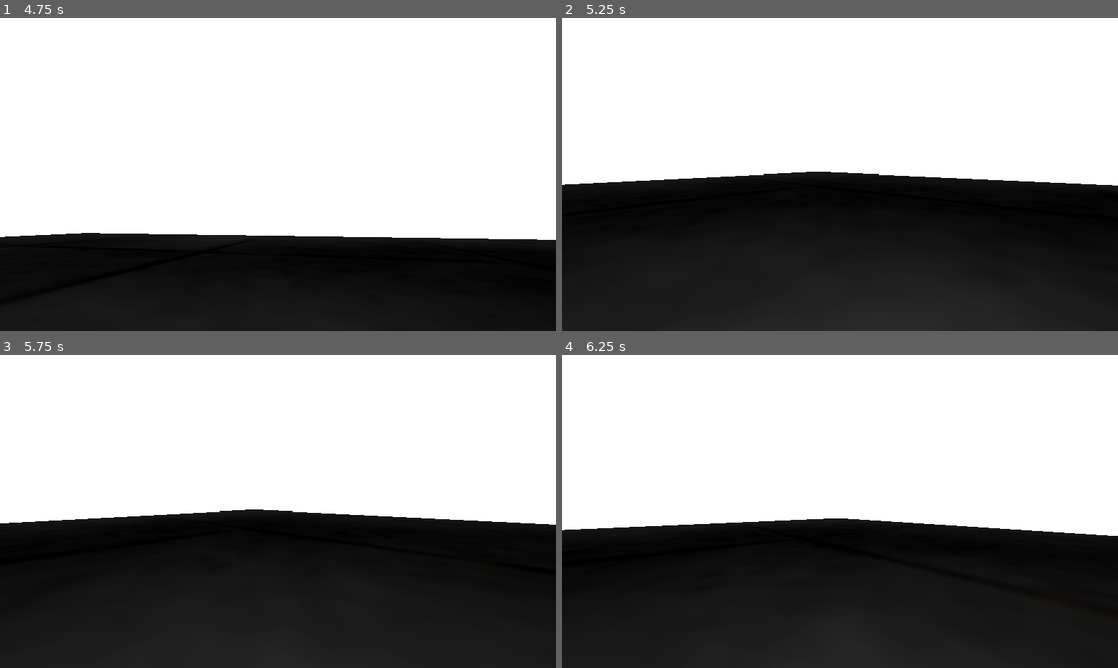
Above: before the commit, frames 1-4 (two rows, left to right).
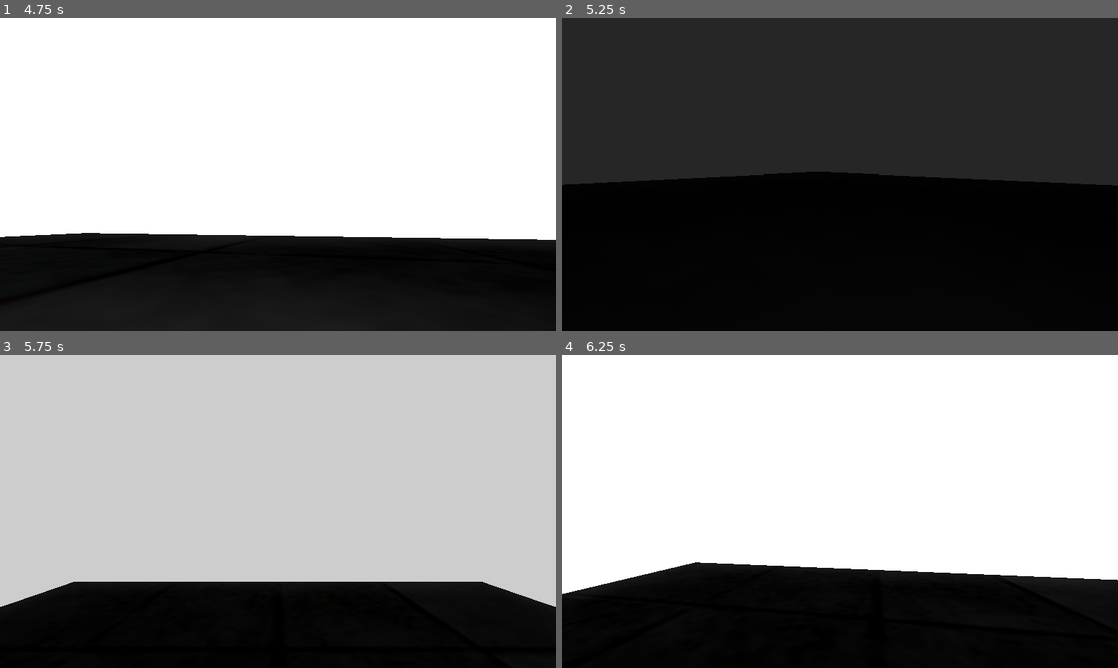
Above: after the commit, the same moments.

Repository: Area9579/Underwater-Jam
Game: Godot game, scene res://Gym/gym.tscn
Two runs of this game, one before a commit and one after it. Both use one fixed random seed, a clock stepped at 60 frames per second and the inputs below.
Inputs (mouse positions are in pixels of both pictures, inside the frame that each line leads up to):
- Up to frame 1 (4.75 s): tap E (debug_toggle) every 0.75 s from 0.5 to 4.25 s; move the mouse to (305, 174) at 0.52 s; hold Right mouse button (alt_interact) 0.53-1.28 s; hold W (forward) 0.53-4.28 s; move the mouse to (250, 174) at 1.27 s; tap F (equip) at 1.35 s; move the mouse to (289, 168) at 2.02 s; press the mouse at (289, 168) at 2.03 s; move the mouse to (272, 180) at 2.77 s; release the mouse at (272, 180) at 2.78 s; right-click (272, 180) at 2.85 s; move the mouse to (316, 177) at 3.52 s; hold F (equip) 3.53-4.28 s; tap Escape (ui_cancel) at 4.15 s; move the mouse to (111, 127) at 4.27 s; hold A (left) from 4.28 s (still down); click (111, 127) at 4.35 s
- Up to frame 2 (5.25 s): tap R (reload_scene, bound only after the commit) at 4.9 s; move the mouse to (845, 174) at 5.02 s; release A (left) at 5.03 s; hold W (forward) from 5.03 s (still down); hold Right mouse button (alt_interact) from 5.03 s (still down)
- Up to frame 3 (5.75 s): keep holding W (forward); keep holding Right mouse button (alt_interact)
- Up to frame 4 (6.25 s): move the mouse to (817, 505) at 5.77 s; release W (forward) at 5.78 s; release Right mouse button (alt_interact) at 5.78 s; hold D (right) from 5.78 s (still down); tap F (equip) at 5.85 s

Frame 1 is identical in both runs. In frame 2, 61% of the frame differs, in the area x 0-100%, y 0-100%; in frame 3, 82%; in frame 4, 22%.

Commit message:
Scene Switcher
+ Rerouted some input controls to the base level orchestrator instead of the player code

Diff:
--- a/Content/Levels/Base Map/base_map_orchestrator.gd
+++ b/Content/Levels/Base Map/base_map_orchestrator.gd
@@ -1 +1,16 @@
 class_name BaseMapOrchestrator extends Node3D
+
+
+func handle_player_menuing_inputs(event: InputEvent) -> void:
+	# show cursor in first person mode
+	if event.is_action_pressed("ui_cancel"):
+		Input.mouse_mode = Input.MOUSE_MODE_VISIBLE
+
+	# capture cursor on mouse click
+	if event is InputEventMouseButton and event.pressed:
+		if Input.mouse_mode == Input.MOUSE_MODE_VISIBLE:
+			Input.mouse_mode = Input.MOUSE_MODE_CAPTURED
+
+
+func _unhandled_input(event: InputEvent) -> void:
+	handle_player_menuing_inputs(event)
--- a/Gym/gym.gd
+++ b/Gym/gym.gd
@@ -3,6 +3,7 @@
 @onready var player: Player = %Player
 @onready var state_status_text: RichTextLabel = %StateStatusText
 
+const GYM = preload("uid://dy5url2aa2syh")
 
 func _ready() -> void:
 	state_status_text.text = ""
@@ -22,3 +23,17 @@
 		state_status_text.text += "Look enabled: " + str(player.look_enabled)
 		state_status_text.text += "\nMove enabled: " + str(player.movement_enabled)
 		state_status_text.text += "\nInteract enabled: " + str(player.interaction_enabled)
+
+
+func _input(event: InputEvent) -> void:
+	# show cursor in first person mode
+	if event.is_action_pressed("ui_cancel"):
+		Input.mouse_mode = Input.MOUSE_MODE_VISIBLE
+
+	# capture cursor on mouse click
+	if event is InputEventMouseButton and event.pressed:
+		if Input.mouse_mode == Input.MOUSE_MODE_VISIBLE:
+			Input.mouse_mode = Input.MOUSE_MODE_CAPTURED
+
+	if event.is_action_pressed("reload_scene"):
+		SceneSwitcher.switch_scene(GYM)
--- a/Systems/FirstPersonEntityController/first_person_entity_controller.gd
+++ b/Systems/FirstPersonEntityController/first_person_entity_controller.gd
@@ -21,15 +21,6 @@
 
 ## Head rotation for first-person controls
 func _input(event: InputEvent) -> void:
-	# show cursor in first person mode
-	if event.is_action_pressed("ui_cancel"):
-		Input.mouse_mode = Input.MOUSE_MODE_VISIBLE
-
-	# capture cursor on mouse click
-	if event is InputEventMouseButton and event.pressed:
-		if Input.mouse_mode == Input.MOUSE_MODE_VISIBLE:
-			Input.mouse_mode = Input.MOUSE_MODE_CAPTURED
-
 	if !look_enabled:
 		return
 
--- /dev/null
+++ b/Systems/Scene Switcher/scene_switcher.gd
@@ -0,0 +1,21 @@
+extends Node
+
+@onready var fade_to_black: ControlTween = %FadeToBlack
+@onready var fade_from_black: ControlTween = %FadeFromBlack
+
+func switch_scene(target_scene : PackedScene) -> void:
+	fade_to_black.do_tween()
+
+	# insurance to make sure await doesnt call without being able to actually end
+	if fade_to_black.tween.is_running():
+		await fade_to_black.tween.finished
+
+	get_tree().change_scene_to_packed(target_scene)
+
+	# insurance
+	await get_tree().process_frame
+
+	fade_from_black.do_tween()
+
+	if fade_from_black.tween.is_running():
+		await fade_from_black.tween.finished
--- /dev/null
+++ b/Systems/Scene Switcher/scene_switcher.tscn
@@ -0,0 +1,54 @@
+[gd_scene format=3 uid="uid://dhkfnd50dxgiv"]
+
+[ext_resource type="Script" uid="uid://cg7k02bkpn6fq" path="res://Systems/Scene Switcher/scene_switcher.gd" id="1_oyvwj"]
+[ext_resource type="Script" uid="uid://c0eq70gyg7rhf" path="res://Addons/Tween Components/Scripts/Components/control_tween.gd" id="2_my3d7"]
+[ext_resource type="Script" uid="uid://dby7depabb4fv" path="res://Addons/Tween Components/Scripts/TweenResources/canvas_item_tween.gd" id="4_3s4af"]
+
+[sub_resource type="Resource" id="Resource_3gngh"]
+script = ExtResource("4_3s4af")
+start_modulate = Color(1, 1, 1, 0)
+metadata/_custom_type_script = "uid://dby7depabb4fv"
+
+[sub_resource type="Resource" id="Resource_yf5fn"]
+script = ExtResource("4_3s4af")
+end_modulate = Color(1, 1, 1, 0)
+metadata/_custom_type_script = "uid://dby7depabb4fv"
+
+[node name="SceneSwitcher" type="Node" unique_id=1650507017]
+script = ExtResource("1_oyvwj")
+
+[node name="CanvasLayer" type="CanvasLayer" parent="." unique_id=70544486]
+layer = 2147483647
+
+[node name="ColorRect" type="ColorRect" parent="CanvasLayer" unique_id=1550543194]
+modulate = Color(1, 1, 1, 0)
+z_index = 4096
+z_as_relative = false
+anchors_preset = -1
+anchor_right = 1.0002778
+anchor_bottom = 1.0002717
+offset_right = -0.3199997
+offset_bottom = -0.1760025
+offset_transform_enabled = true
+color = Color(0, 0, 0, 1)
+metadata/_edit_use_anchors_ = true
+
+[node name="FadeToBlack" type="Node" parent="CanvasLayer/ColorRect" unique_id=1002379512 node_paths=PackedStringArray("affected_node")]
+unique_name_in_owner = true
+script = ExtResource("2_my3d7")
+affected_node = NodePath("..")
+canvas_item_tween = SubResource("Resource_3gngh")
+trans_type = 7
+ease_type = 2
+tween_duration = 0.5
+metadata/_custom_type_script = "uid://c0eq70gyg7rhf"
+
+[node name="FadeFromBlack" type="Node" parent="CanvasLayer/ColorRect" unique_id=1951060404 node_paths=PackedStringArray("affected_node")]
+unique_name_in_owner = true
+script = ExtResource("2_my3d7")
+affected_node = NodePath("..")
+canvas_item_tween = SubResource("Resource_yf5fn")
+trans_type = 7
+ease_type = 2
+tween_duration = 0.5
+metadata/_custom_type_script = "uid://c0eq70gyg7rhf"
--- a/project.godot
+++ b/project.godot
@@ -19,6 +19,10 @@
 
 buses/default_bus_layout="uid://cdl4pwl5jeu23"
 
+[autoload]
+
+SceneSwitcher="*uid://dhkfnd50dxgiv"
+
 [display]
 
 window/stretch/mode="viewport"
@@ -35,6 +39,7 @@
 "res://Content/AudioSystems/": "teal",
 "res://Content/Levels/": "green",
 "res://Content/Levels/Base Map/": "gray",
+"res://Content/MainMenu/": "yellow",
 "res://Content/Player/": "red",
 "res://Content/Player/Assets/": "purple",
 "res://Debug Character/": "gray",
@@ -94,6 +99,11 @@
 "events": [Object(InputEventMouseButton,"resource_local_to_scene":false,"resource_name":"","device":-1,"window_id":0,"a …(258 unchanged characters)…
 ]
 }
+reload_scene={
+"deadzone": 0.2,
+"events": [Object(InputEventKey,"resource_local_to_scene":false,"resource_name":"","device":-1,"window_id":0,"alt_pressed":false,"shift_pressed":false,"ctrl_pressed":false,"meta_pressed":false,"pressed":false,"keycode":0,"physical_keycode":82,"key_label":0,"unicode":114,"location":0,"echo":false,"script":null)
+]
+}
 
 [layer_names]
 
Not shown, added: Systems/Scene Switcher/scene_switcher.gd.uid
